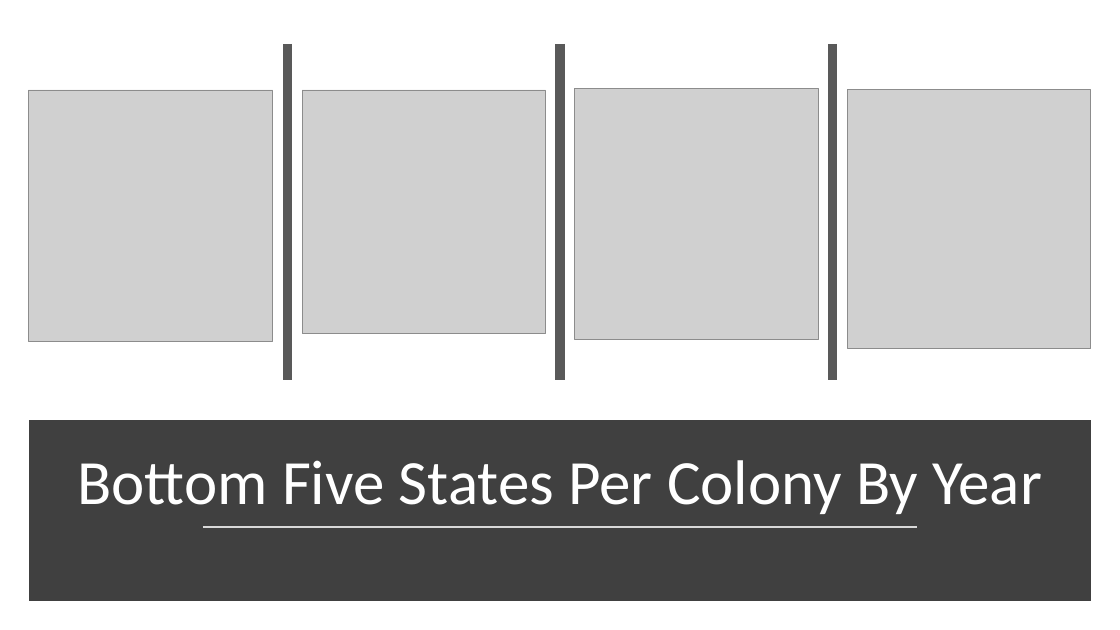
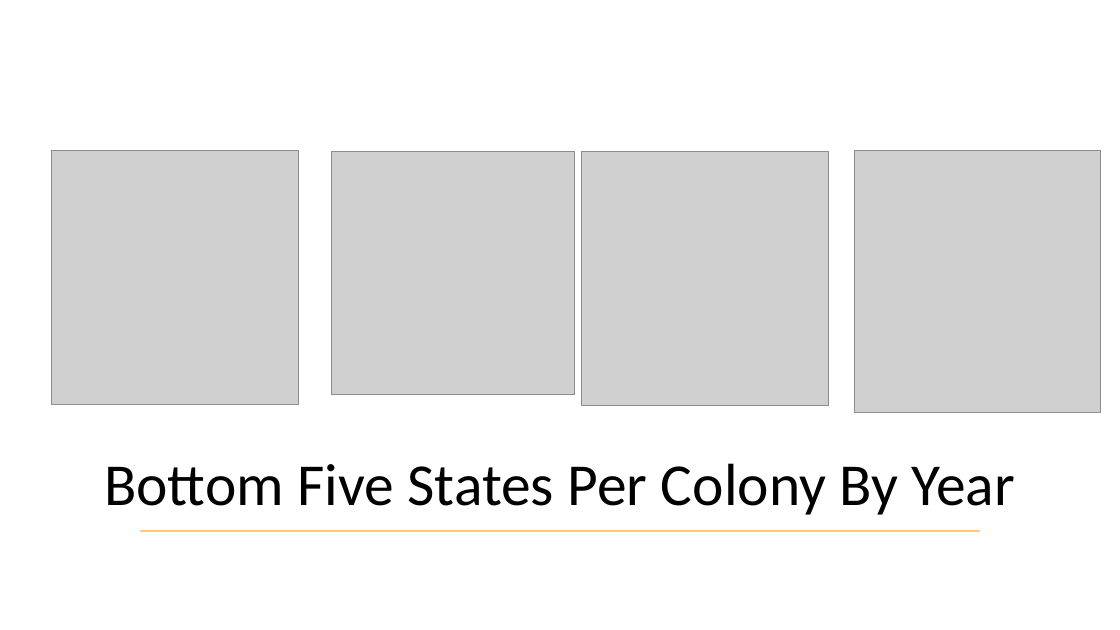
Before and after one commit to CamillaBahr/Final-Project, a slide deck: slide 5 of Cammi's work/Finalist Final for Final Presentation.pptx (slide 4 before the commit). Drawn at 1120x630 pixels with LibreOffice and Linux fonts; fonts in the diff are those of the drawing; grey boxes stand for pictures. Boxes give left, top, right and bottom in pixels: in the first picture for what was removed or moved away, otherwise in the second. Text is boxed around its words. In the diff, an @@ line names an element or a change of style, - is before the commit and + after.

```diff
--- a/Cammi's work/Finalist Final for Final Presentation.pptx
+++ b/Cammi's work/Finalist Final for Final Presentation.pptx
@@ line removed from (287, 44) to (287, 380) @@
@@ line removed from (560, 44) to (560, 380) @@
@@ line removed from (833, 44) to (833, 380) @@
@@ picture: place and size @@
-picture at [29, 90, 273, 341]
+picture at [51, 150, 298, 404]
@@ picture: place and size @@
-picture at [302, 90, 545, 334]
+picture at [332, 151, 574, 394]
@@ picture: place and size @@
-picture at [575, 89, 818, 339]
+picture at [581, 151, 828, 405]
@@ picture: place and size @@
-picture at [848, 90, 1091, 349]
+picture at [854, 150, 1102, 413]
@@ rectangle removed at [34, 426, 1086, 596] @@
@@ title "Bottom Five States Per Colony ...": place and size @@
-title "Bottom Five States Per Colony ..." at [78, 460, 1042, 514]
+title "Bottom Five States Per Colony ..." at [104, 463, 1015, 515]
@@ title "Bottom Five States Per Colony ..." at [104, 463, 1015, 515]: size 54 to 51 pt, text colour #FFFFFF to #000000 @@
@@ line moved from (203, 528) - (918, 528) to (140, 531) - (981, 531) @@
@@ line (140, 531) - (981, 531): stroke #D9D9D9 1.75 pt to #FFCA7A 1.5 pt @@
```
Also in this commit, not shown: 2 other slides changed, 8 slides added, 8 slides removed, 2 other files.
